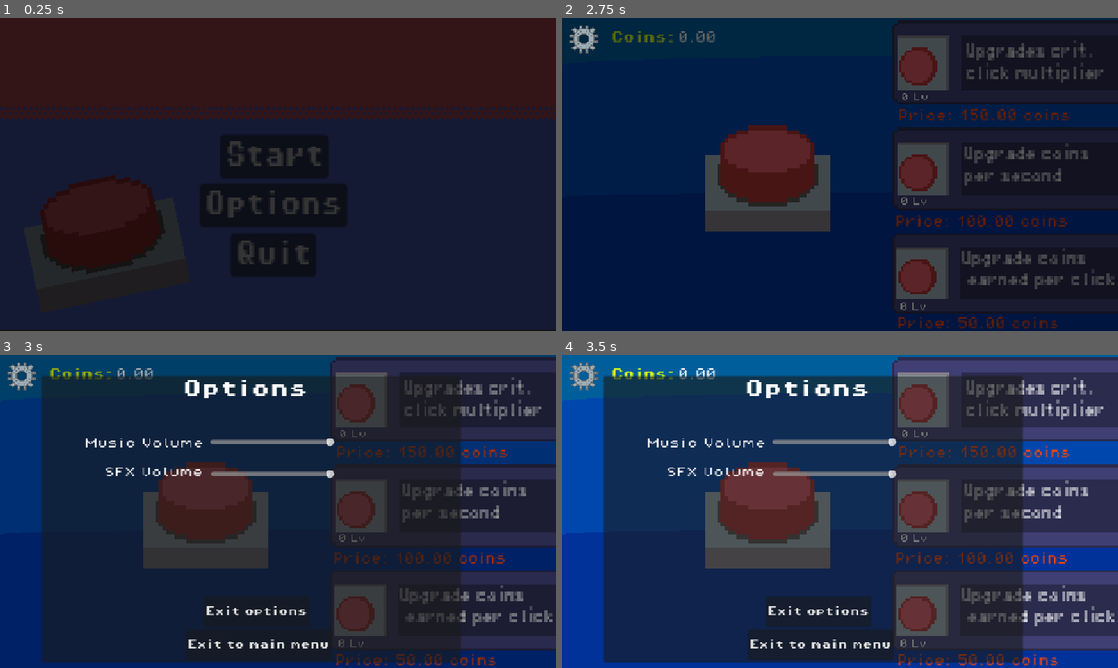
Above: before the commit, frames 1-4 (two rows, left to right).
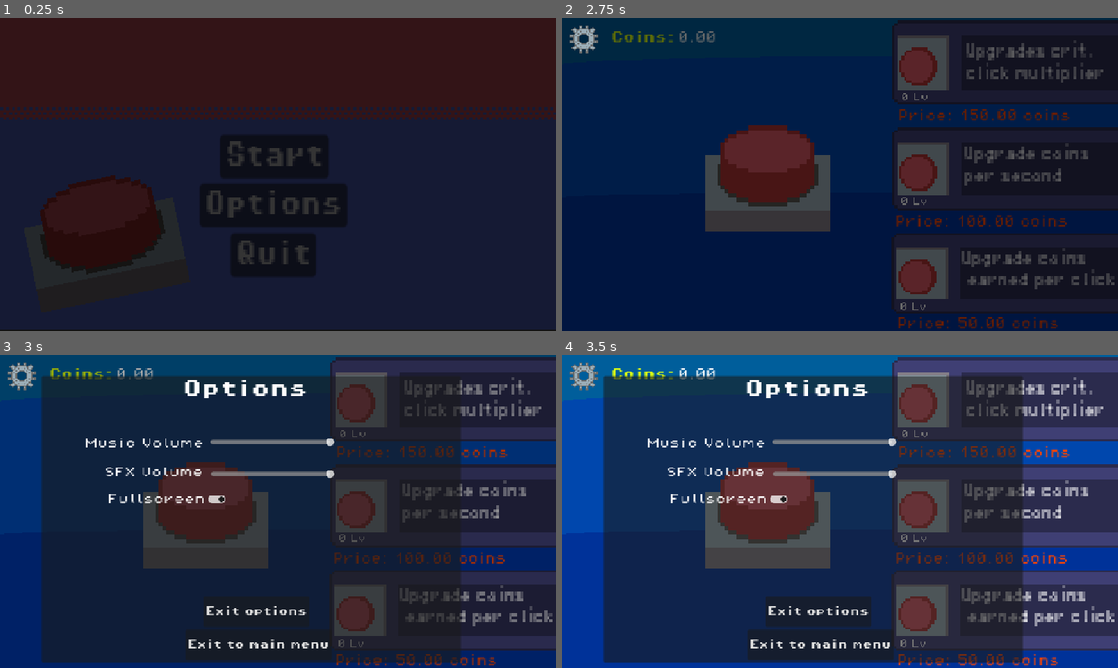
Above: after the commit, the same moments.

Repository: George101-dev/Click
Game: Godot game, scene res://main_menu.tscn
Two runs of this game, one before a commit and one after it. Both use one fixed random seed, a clock stepped at 60 frames per second and the inputs below.
Inputs (mouse positions are in pixels of both pictures, inside the frame that each line leads up to):
- Up to frame 1 (0.25 s): no input
- Up to frame 2 (2.75 s): click "Start" at 0.5 s; click "Start" at 1.25 s; click "Start" at 2 s
- Up to frame 3 (3 s): click (22, 373) at 2.75 s
- Up to frame 4 (3.5 s): no input

Frames 1-2 are identical in both runs. In frame 3, 0.3% of the frame differs, in the area x 19-41%, y 44-48%; in frame 4, 0.3%.

Commit message:
FullscreenButton

Diff:
--- /dev/null
+++ b/fullscreen_checkbox.gd
@@ -0,0 +1,9 @@
+extends Node2D
+
+
+
+func _on_check_button_toggled(toggled_on: bool) -> void:
+	if toggled_on == true:
+		DisplayServer.window_set_mode(DisplayServer.WINDOW_MODE_FULLSCREEN)
+	else:
+		DisplayServer.window_set_mode(DisplayServer.WINDOW_MODE_WINDOWED)
--- /dev/null
+++ b/fullscreen_checkbox.tscn
@@ -0,0 +1,17 @@
+[gd_scene load_steps=3 format=3 uid="uid://b1ojop05pfisx"]
+
+[ext_resource type="Script" uid="uid://eko81st38d6k" path="res://fullscreen_checkbox.gd" id="1_ux5tt"]
+[ext_resource type="FontFile" uid="uid://cvknreo7pfwob" path="res://PixelOperator8.ttf" id="2_mdro1"]
+
+[node name="FullscreenCheckbox" type="Node2D"]
+script = ExtResource("1_ux5tt")
+
+[node name="CheckButton" type="CheckButton" parent="."]
+offset_right = 44.0
+offset_bottom = 24.0
+theme_override_fonts/font = ExtResource("2_mdro1")
+theme_override_font_sizes/font_size = 20
+button_pressed = true
+text = "Fullscreen"
+
+[connection signal="toggled" from="CheckButton" to="." method="_on_check_button_toggled"]
--- a/optionsMenu.tscn
+++ b/optionsMenu.tscn
@@ -1,10 +1,11 @@
-[gd_scene load_steps=6 format=3 uid="uid://cen7t36mmf470"]
+[gd_scene load_steps=7 format=3 uid="uid://cen7t36mmf470"]
 
 [ext_resource type="Script" uid="uid://dnln87nvxksq6" path="res://options_menu.gd" id="1_2n46e"]
 [ext_resource type="FontFile" uid="uid://vh3a4o7wid0j" path="res://PixelOperator8-Bold.ttf" id="1_elxip"]
 [ext_resource type="FontFile" uid="uid://cvknreo7pfwob" path="res://PixelOperator8.ttf" id="2_2n46e"]
 [ext_resource type="PackedScene" uid="uid://cwyoxvfgx1v3b" path="res://volume_slider.tscn" id="4_3wkf7"]
 [ext_resource type="PackedScene" uid="uid://b1i7g80yjt0hh" path="res://sfx_volume.tscn" id="5_17jbq"]
+[ext_resource type="PackedScene" uid="uid://b1ojop05pfisx" path="res://fullscreen_checkbox.tscn" id="6_ylmle"]
 
 [node name="OptionsMenu" type="Panel"]
 offset_left = 1.0
@@ -67,4 +68,7 @@
 offset_right = 497.0
 offset_bottom = 183.0
 
+[node name="FullscreenCheckbox" parent="." instance=ExtResource("6_ylmle")]
+position = Vector2(106, 205)
+
 [connection signal="pressed" from="Button" to="." method="_on_button_pressed"]
Not shown, added: fullscreen_checkbox.gd.uid
